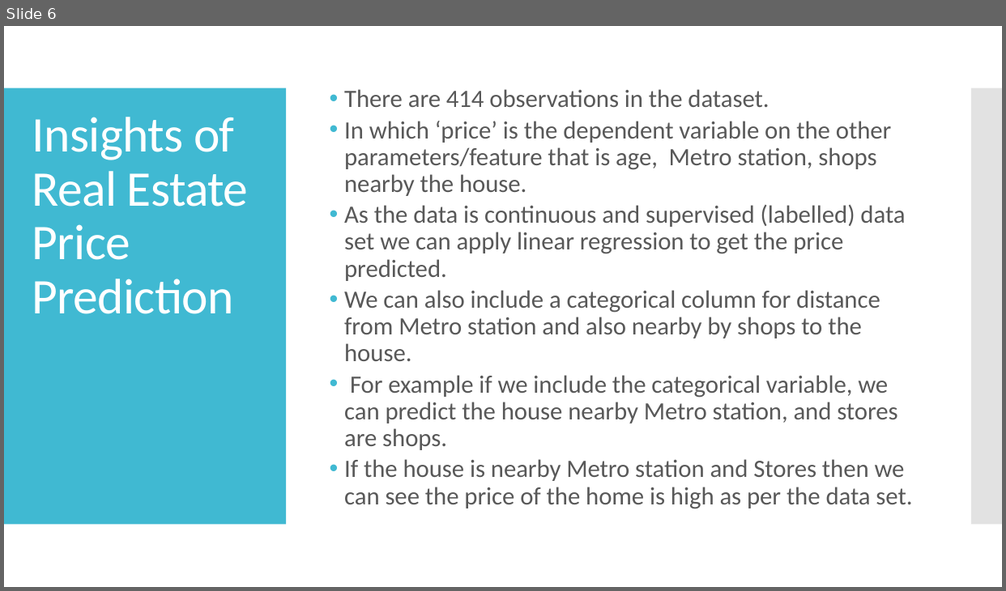
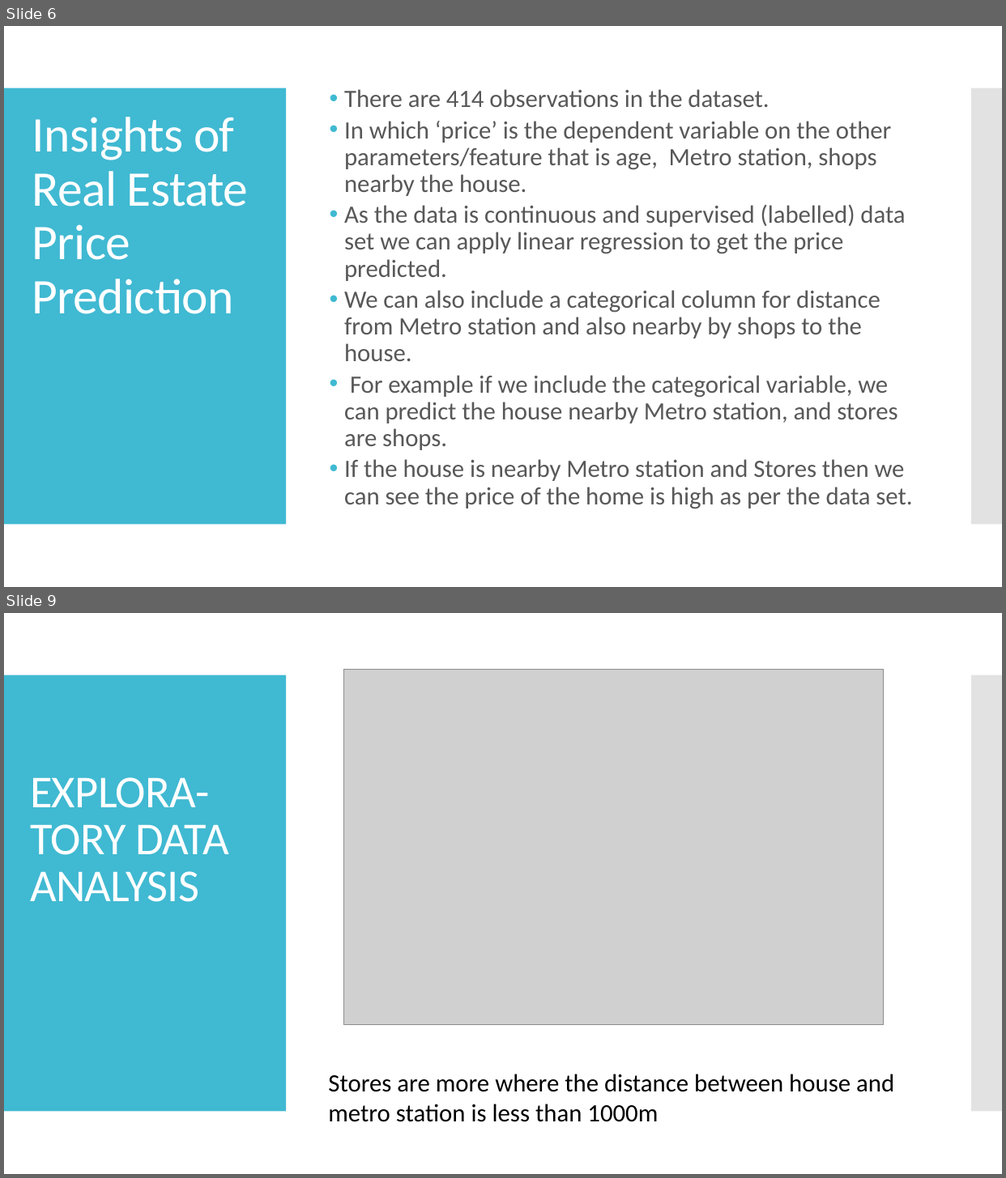
Before and after one commit to Nandan093/Projects, a slide deck: Real Estate price prediction.pptx. Shown one above the other, each under a label of ours: slide 6 before the commit, slides 6 and 9 after it; the slides between them are not shown. The pictures are 1006x591 and 1006x1178 pixels, drawn with LibreOffice and Linux fonts; fonts in the diff are those of the drawing; grey boxes stand for pictures. Boxes give left, top, right and bottom in pixels: in the first picture for what was removed or moved away, otherwise in the second. Text is boxed around its words. In the diff, an @@ line names an element or a change of style, - is before the commit and + after.

```diff
--- a/Real Estate price prediction.pptx
+++ b/Real Estate price prediction.pptx
@@ slide 9 added at bbox=[4, 613, 1002, 1174], background #FFFFFF; not listed: 2 template elements that a slide beside it also shows @@
@@ picture added at bbox=[344, 669, 884, 1024] @@
@@ text added at bbox=[30, 777, 229, 902], 44 pt, text #FFFFFF @@
+EXPLORA-TORY DATA ANALYSIS
@@ title added at bbox=[328, 1074, 894, 1122], 24 pt, text #000000 @@
+Stores are more where the distance between house and metro station is less than 1000m
```
Also in this commit, not shown: 1 slide changed, 11 other slides added.
